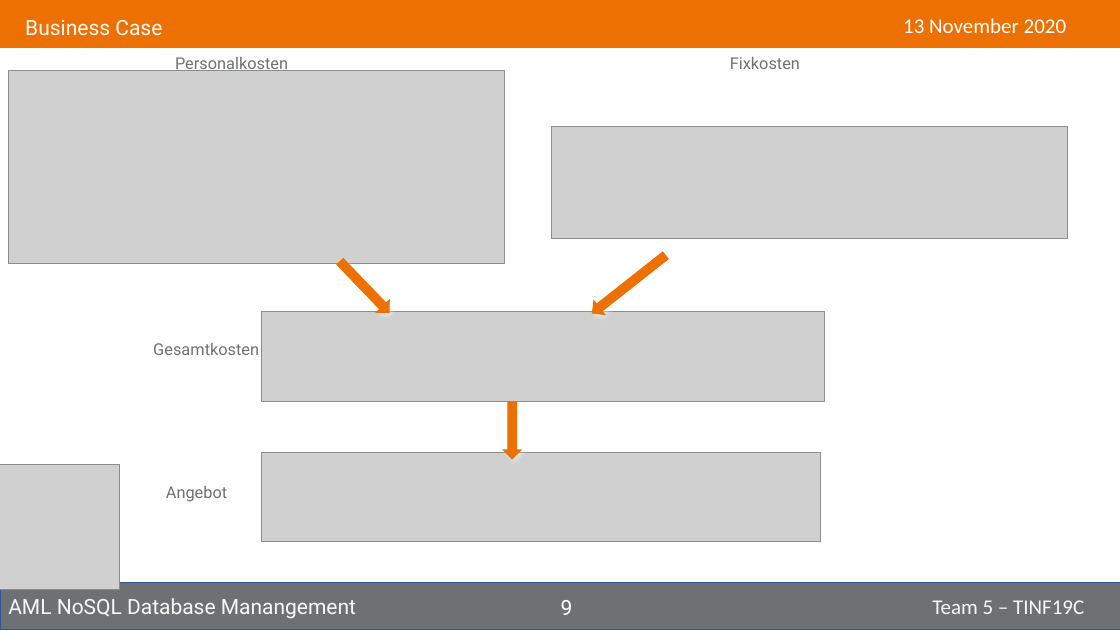
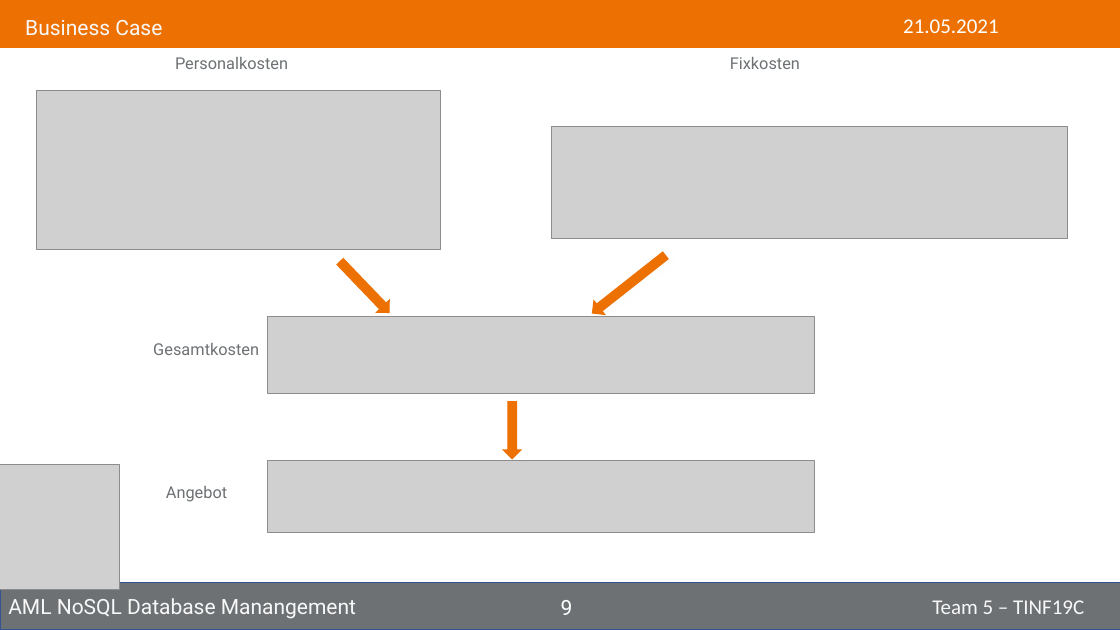
Before and after one commit to NurNils/aml-nosql-database-management, a slide deck: slide 9 of PROJECT/Presentation/Tinf19C_Team5_Presentation.pptx. Drawn at 1120x630 pixels with LibreOffice and Linux fonts; fonts in the diff are those of the drawing; grey boxes stand for pictures. Boxes give left, top, right and bottom in pixels: in the first picture for what was removed or moved away, otherwise in the second. Text is boxed around its words. In the diff, an @@ line names an element or a change of style, - is before the commit and + after.

```diff
--- a/PROJECT/Presentation/Tinf19C_Team5_Presentation.pptx
+++ b/PROJECT/Presentation/Tinf19C_Team5_Presentation.pptx
@@ text at (903,19,999,33): text changed @@
-13 November 2020
+21.05.2021
@@ picture: place and size @@
-picture at (8,71,504,263)
+picture at (36,91,440,250)
@@ picture: place and size @@
-picture at (261,312,824,401)
+picture at (268,317,815,393)
@@ picture: place and size @@
-picture at (261,453,821,541)
+picture at (268,460,815,533)
```
Also in this commit, not shown: 16 other slides changed, 3 slides added, 1 slide removed, 1 other file.
